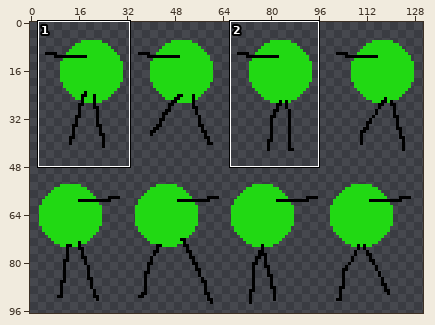
Sprite sheet, stored at assets/dude.png. Above, an overview of the earlier version with the close-up marked.
Close-up. Before the commit:
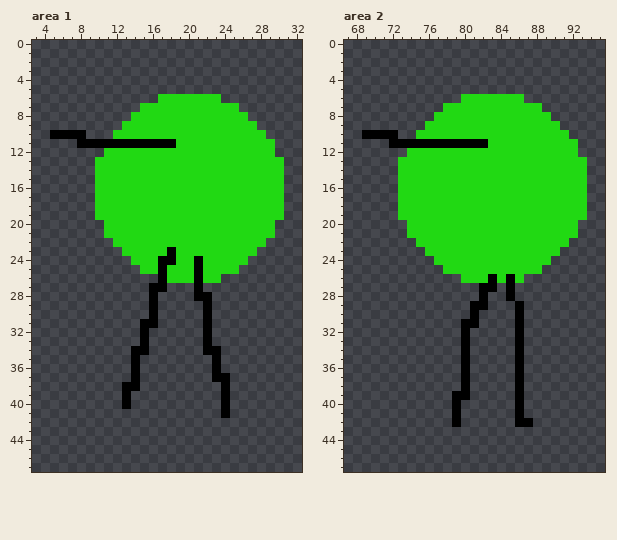
The file is 131x97 pixels. Shown: area 1: x 3..32, y 0..47; area 2: x 67..95, y 0..47. The commit also changed other parts of the picture, which this record leaves out.
New version:
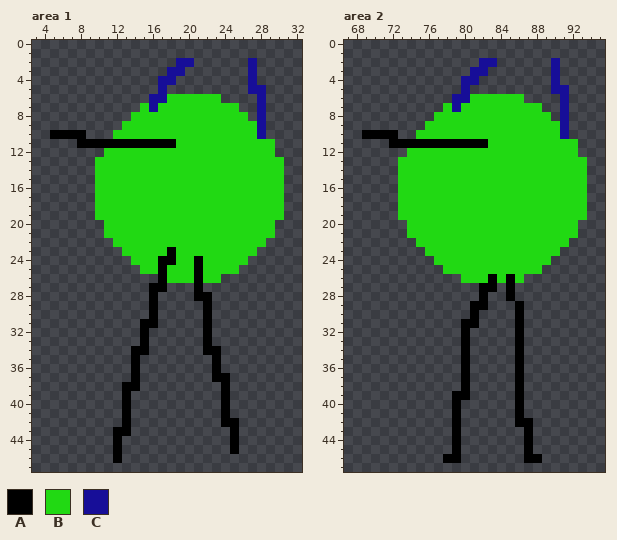
Palette (. is transparent): A #000000  B #21d913  C #170e98
The edit:
{"where": "area 1"}
{"y":2,"x":19,"old":"..","new":"CC"}
{"y":2,"x":27,"old":".","new":"C"}
{"y":3,"x":18,"old":"..","new":"CC"}
{"y":3,"x":27,"old":".","new":"C"}
{"y":4,"x":17,"old":"..","new":"CC"}
{"y":4,"x":27,"old":".","new":"C"}
{"y":5,"x":17,"old":".","new":"C"}
{"y":5,"x":27,"old":"..","new":"CC"}
{"y":6,"x":16,"old":".B","new":"CC"}
{"y":6,"x":28,"old":".","new":"C"}
{"y":7,"x":16,"old":"B","new":"C"}
{"y":7,"x":28,"old":".","new":"C"}
{"y":8,"x":28,"old":".","new":"C"}
{"y":9,"x":28,"old":".","new":"C"}
{"y":10,"x":28,"old":"B","new":"C"}
{"y":41,"x":13,"old":".","new":"A"}
{"y":42,"x":13,"old":".","new":"A"}
{"y":42,"x":24,"old":"..","new":"AA"}
{"y":43,"x":12,"old":"..","new":"AA"}
{"y":43,"x":25,"old":".","new":"A"}
{"y":44,"x":12,"old":".","new":"A"}
{"y":44,"x":25,"old":".","new":"A"}
{"y":45,"x":12,"old":".","new":"A"}
{"y":45,"x":25,"old":".","new":"A"}
{"y":46,"x":12,"old":".","new":"A"}
{"where": "area 2"}
{"y":2,"x":82,"old":"..","new":"CC"}
{"y":2,"x":90,"old":".","new":"C"}
{"y":3,"x":81,"old":"..","new":"CC"}
{"y":3,"x":90,"old":".","new":"C"}
{"y":4,"x":80,"old":"..","new":"CC"}
{"y":4,"x":90,"old":".","new":"C"}
{"y":5,"x":80,"old":".","new":"C"}
{"y":5,"x":90,"old":"..","new":"CC"}
{"y":6,"x":79,"old":".B","new":"CC"}
{"y":6,"x":91,"old":".","new":"C"}
{"y":7,"x":79,"old":"B","new":"C"}
{"y":7,"x":91,"old":".","new":"C"}
{"y":8,"x":91,"old":".","new":"C"}
{"y":9,"x":91,"old":".","new":"C"}
{"y":10,"x":91,"old":"B","new":"C"}
{"y":43,"x":79,"old":".","new":"A"}
{"y":43,"x":87,"old":".","new":"A"}
{"y":44,"x":79,"old":".","new":"A"}
{"y":44,"x":87,"old":".","new":"A"}
{"y":45,"x":79,"old":".","new":"A"}
{"y":45,"x":87,"old":".","new":"A"}
{"y":46,"x":78,"old":"..","new":"AA"}
{"y":46,"x":87,"old":"..","new":"AA"}
